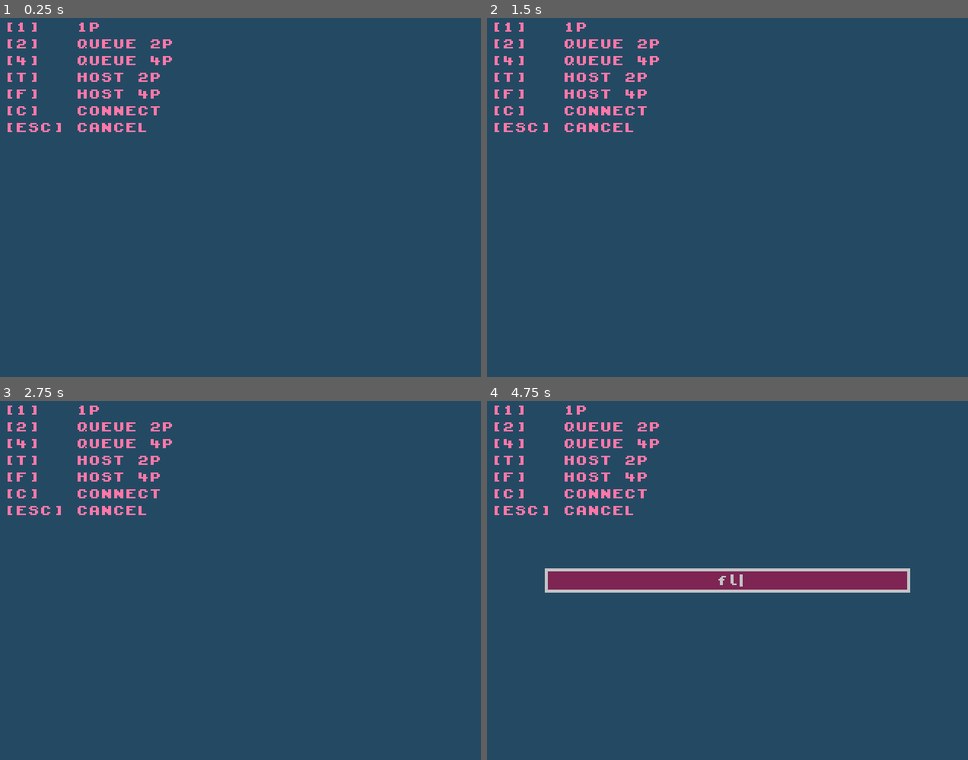
Above: before the commit, frames 1-4 (two rows, left to right).
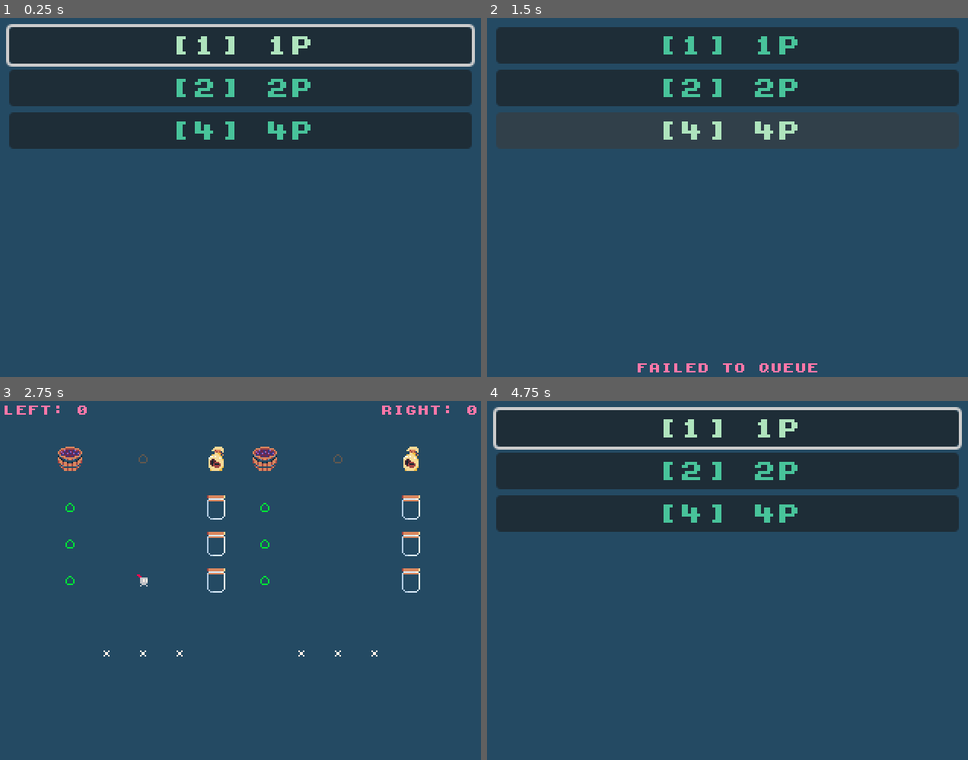
Above: after the commit, the same moments.

Repository: nikolawhallon/over-brewed
Game: Godot game, scene res://scenes/app.tscn
Same seed, same stepped clock (60 frames per second), same inputs: the game is played once before the commit and once after it.
Inputs (mouse positions are in pixels of both pictures, inside the frame that each line leads up to):
- Up to frame 1 (0.25 s): no input
- Up to frame 2 (1.5 s): click (727, 86) at 0.5 s, where only the run after the commit has a clickable "[2] 2P"; click (727, 129) at 1.25 s, where only the run after the commit has a clickable "[4] 4P"
- Up to frame 3 (2.75 s): click (240, 429) at 2 s, where only the run after the commit has a clickable "[1] 1P"
- Up to frame 4 (4.75 s): hold Right 2.78-3.53 s; tap C (connect, bound only before the commit) at 2.85 s; tap T (host_2p, bound only before the commit) at 3.05, 3.6 s; hold Down 3.53-4.28 s; tap F (host_4p, bound only before the commit) at 3.8, 4.35 s; tap Enter at 4.25 s; hold Right from 4.28 s (still down); tap L (leave) at 4.55 s

The runs differ from the first frame. In frame 1, 31% of the frame differs, in the area x 1-99%, y 1-37%; in frame 2, 30%; in frame 3, 3.7%; in frame 4, 36%, in the area x 1-99%, y 1-54%.

Commit message:
using buttons for menu now, removing host and connect temporarily (maybe do that for second release)

Diff:
--- a/project.godot
+++ b/project.godot
@@ -30,15 +30,12 @@
 
 [input]
 
-solo={
-"deadzone": 0.2,
-"events": [Object(InputEventKey,"resource_local_to_scene":false,"resource_name":"","device":-1,"window_id":0,"alt_pressed":false,"shift_pressed":false,"ctrl_pressed":false,"meta_pressed":false,"pressed":false,"keycode":0,"physical_keycode":83,"key_label":0,"unicode":115,"location":0,"echo":false,"script":null)
-, Object(InputEventKey,"resource_local_to_scene":false,"resource_name":"","device":-1,"window_id":0,"alt_pressed":false,"shift_pressed":false,"ctrl_pressed":false,"meta_pressed":false,"pressed":false,"keycode":0,"physical_keycode":49,"key_label":0,"unicode":49,"location":0,"echo":false,"script":null)
-]
-}
-connect={
-"deadzone": 0.2,
-"events": [Object(InputEventKey,"resource_local_to_scene":false,"resource_name":"","device":-1,"window_id":0,"alt_pressed":false,"shift_pressed":false,"ctrl_pressed":false,"meta_pressed":false,"pressed":false,"keycode":0,"physical_keycode":67,"key_label":0,"unicode":99,"location":0,"echo":false,"script":null)
+ui_accept={
+"deadzone": 0.5,
+"events": [Object(InputEventKey,"resource_local_to_scene":false,"resource_name":"","device":0,"window_id":0,"alt_pressed":false,"shift_pressed":false,"ctrl_pressed":false,"meta_pressed":false,"pressed":false,"keycode":4194309,"physical_keycode":0,"key_label":0,"unicode":0,"location":0,"echo":false,"script":null)
+, Object(InputEventKey,"resource_local_to_scene":false,"resource_name":"","device":0,"window_id":0,"alt_pressed":false,"shift_pressed":false,"ctrl_pressed":false,"meta_pressed":false,"pressed":false,"keycode":4194310,"physical_keycode":0,"key_label":0,"unicode":0,"location":0,"echo":false,"script":null)
+, Object(InputEventKey,"resource_local_to_scene":false,"resource_name":"","device":0,"window_id":0,"alt_pressed":false,"shift_pressed":false,"ctrl_pressed":false,"meta_pressed":false,"pressed":false,"keycode":32,"physical_keycode":0,"key_label":0,"unicode":32,"location":0,"echo":false,"script":null)
+, Object(InputEventJoypadButton,"resource_local_to_scene":false,"resource_name":"","device":-1,"button_index":1,"pressure":0.0,"pressed":true,"script":null)
 ]
 }
 cancel={
@@ -49,24 +46,20 @@
 leave={
 "deadzone": 0.2,
 "events": [Object(InputEventKey,"resource_local_to_scene":false,"resource_name":"","device":-1,"window_id":0,"alt_press …(192 unchanged characters)…
+, Object(InputEventJoypadButton,"resource_local_to_scene":false,"resource_name":"","device":-1,"button_index":4,"pressure":0.0,"pressed":true,"script":null)
 ]
 }
-host_2p={
+one_player={
 "deadzone": 0.2,
-"events": [Object(InputEventKey,"resource_local_to_scene":fa …(140 unchanged characters)… d":false,"keycode":0,"physical_keycode":84,"key_label":0,"unicode":116,"location":0,"echo":false,"script":null)
+"events": [Object(InputEventKey,"resource_local_to_scene":fa …(140 unchanged characters)… d":false,"keycode":0,"physical_keycode":49,"key_label":0,"unicode":49,"location":0,"echo":false,"script":null)
 ]
 }
-host_4p={
-"deadzone": 0.2,
-"events": [Object(InputEventKey,"resource_local_to_scene":false,"resource_name":"","device":-1,"window_id":0,"alt_pressed":false,"shift_pressed":false,"ctrl_pressed":false,"meta_pressed":false,"pressed":false,"keycode":0,"physical_keycode":70,"key_label":0,"unicode":102,"location":0,"echo":false,"script":null)
-]
-}
-queue_2p={
+two_player={
 "deadzone": 0.2,
 "events": [Object(InputEventKey,"resource_local_to_scene":false,"resource_name":"","device":-1,"window_id":0,"alt_press …(191 unchanged characters)…
 ]
 }
-queue_4p={
+four_player={
 "deadzone": 0.2,
 "events": [Object(InputEventKey,"resource_local_to_scene":false,"resource_name":"","device":-1,"window_id":0,"alt_press …(191 unchanged characters)…
 ]
--- a/scenes/app.gd
+++ b/scenes/app.gd
@@ -69,81 +69,42 @@
 		if host_game(port):
 			state = State.WAITING
 
-	if OS.get_name() == "Web":
-		$LobbyUI/HotKeyMarginContainer/Label.text = "[1]   1P\n[2]   QUEUE 2P\n[4]   QUEUE 4P\n[ESC] CANCEL"
-	else:
-		$LobbyUI/HotKeyMarginContainer/Label.text = "[1]   1P\n[2]   QUEUE 2P\n[4]   QUEUE 4P\n[T]   HOST 2P\n[F]   HOST 4P\n[C]   CONNECT\n[ESC] CANCEL"
+	$LobbyUI/MarginContainer/VBoxContainer/OnePlayer.grab_focus()
 
 func _process(_delta: float) -> void:
 	if DisplayServer.get_name() == "headless":
 		return
 
-	if Input.is_action_just_pressed("cancel"):
-		state = State.DEFAULT
-		reset_multiplayer_peer()
-		$LobbyUI/InfoMarginContainer/Label.text = ""
-		if quick_text_input != null:
-			quick_text_input.queue_free()
-
-	if state == State.DEFAULT and Input.is_action_just_pressed("host_2p"):
-		state = State.HOST_PRESSED
-		quick_text_input = load("res://scenes/quick_text_input.tscn").instantiate()
-		quick_text_input.set_placeholder("PORT")
-		quick_text_input.text_submitted.connect(_on_host_2p_text_submitted)
-		$LobbyUI.add_child(quick_text_input, true)
-		quick_text_input.grab_focus()
-
-	if state == State.DEFAULT and Input.is_action_just_pressed("host_4p"):
-		state = State.HOST_PRESSED
-		quick_text_input = load("res://scenes/quick_text_input.tscn").instantiate()
-		quick_text_input.set_placeholder("PORT")
-		quick_text_input.text_submitted.connect(_on_host_4p_text_submitted)
-		$LobbyUI.add_child(quick_text_input, true)
-		quick_text_input.grab_focus()
-
-	if state == State.DEFAULT and Input.is_action_just_pressed("connect"):
-		state = State.CONNECT_PRESSED
-		quick_text_input = load("res://scenes/quick_text_input.tscn").instantiate()
-		quick_text_input.set_placeholder("IP:PORT")
-		quick_text_input.text_submitted.connect(_on_connect_text_submitted)
-		$LobbyUI.add_child(quick_text_input, true)
-		quick_text_input.grab_focus()
-
-	if state == State.DEFAULT and Input.is_action_just_pressed("queue_2p"):
-		if queue_game("2p"):
-			state = State.WAITING
-			$LobbyUI/InfoMarginContainer/Label.text = "WAITING FOR OPPONENT"
-		else:
-			$LobbyUI/InfoMarginContainer/Label.text = "FAILED TO QUEUE"
-			reset_multiplayer_peer()
-			state = State.DEFAULT
-
-	if state == State.DEFAULT and Input.is_action_just_pressed("queue_4p"):
-		if queue_game("4p"):
-			state = State.WAITING
-			$LobbyUI/InfoMarginContainer/Label.text = "WAITING FOR OPPONENT"
-		else:
-			$LobbyUI/InfoMarginContainer/Label.text = "FAILED TO QUEUE"
-			reset_multiplayer_peer()
-			state = State.DEFAULT
-
-	if state == State.DEFAULT and Input.is_action_just_pressed("solo"):
-		state = State.PLAYING
-
-		var peers = [
-			{"peer_id": 1, "ready": false}
-		]
-
-		var match_id = rng.randi()
-		var random_seed = rng.randi()
-
-		matches[match_id] = {
-			"state": "pending",
-			"peers": peers,
-			"seed": random_seed,
-		}
-
-		announce_boot_arena(match_id)
+	# TODO: consider, the buttons are enabled/disabled depending on the state, so this is redundant
+	# we could just rely on whether or not the buttons are enabled/disabled
+	if state != State.DEFAULT and Input.is_action_just_pressed("cancel"):
+		$LobbyUI/MarginContainer/VBoxContainer/Cancel.pressed.emit()
+
+	if state == State.DEFAULT and Input.is_action_just_pressed("one_player"):
+		$LobbyUI/MarginContainer/VBoxContainer/OnePlayer.pressed.emit()
+
+	if state == State.DEFAULT and Input.is_action_just_pressed("two_player"):
+		$LobbyUI/MarginContainer/VBoxContainer/TwoPlayer.pressed.emit()
+
+	if state == State.DEFAULT and Input.is_action_just_pressed("four_player"):
+		$LobbyUI/MarginContainer/VBoxContainer/FourPlayer.pressed.emit()
+
+	# TODO: restore ability to HOST 2P/4P and CONNECT - this will probably involve menus
+
+	if state != State.DEFAULT:
+		$LobbyUI/MarginContainer/VBoxContainer/OnePlayer.disabled = true
+		$LobbyUI/MarginContainer/VBoxContainer/TwoPlayer.disabled = true
+		$LobbyUI/MarginContainer/VBoxContainer/FourPlayer.disabled = true
+
+		$LobbyUI/MarginContainer/VBoxContainer/Cancel.visible = true
+		$LobbyUI/MarginContainer/VBoxContainer/Cancel.disabled = false
+	else:
+		$LobbyUI/MarginContainer/VBoxContainer/OnePlayer.disabled = false
+		$LobbyUI/MarginContainer/VBoxContainer/TwoPlayer.disabled = false
+		$LobbyUI/MarginContainer/VBoxContainer/FourPlayer.disabled = false
+
+		$LobbyUI/MarginContainer/VBoxContainer/Cancel.visible = false
+		$LobbyUI/MarginContainer/VBoxContainer/Cancel.disabled = true
 
 func _on_peer_connected(peer_id: int) -> void:
 	print("Peer connected: ", peer_id)
@@ -474,5 +435,60 @@
 	arena.queue_free()
 
 	if DisplayServer.get_name() != "headless":
+		reset_multiplayer_peer()
+
+	state = State.DEFAULT
+	$LobbyUI/MarginContainer/VBoxContainer/OnePlayer.grab_focus()
+
+func _on_one_player_pressed() -> void:
+	if state != State.DEFAULT:
+		return
+
+	state = State.PLAYING
+
+	var peers = [
+		{"peer_id": 1, "ready": false}
+	]
+
+	var match_id = rng.randi()
+	var random_seed = rng.randi()
+
+	matches[match_id] = {
+		"state": "pending",
+		"peers": peers,
+		"seed": random_seed,
+	}
+
+	announce_boot_arena(match_id)
+
+func _on_two_player_pressed() -> void:
+	if state != State.DEFAULT:
+		return
+
+	if queue_game("2p"):
+		state = State.WAITING
+		$LobbyUI/InfoMarginContainer/Label.text = "WAITING FOR OPPONENT"
+	else:
+		$LobbyUI/InfoMarginContainer/Label.text = "FAILED TO QUEUE"
+		reset_multiplayer_peer()
 		state = State.DEFAULT
+
+func _on_four_player_pressed() -> void:
+	if state != State.DEFAULT:
+		return
+
+	if queue_game("4p"):
+		state = State.WAITING
+		$LobbyUI/InfoMarginContainer/Label.text = "WAITING FOR OPPONENT"
+	else:
+		$LobbyUI/InfoMarginContainer/Label.text = "FAILED TO QUEUE"
 		reset_multiplayer_peer()
+		state = State.DEFAULT
+
+func _on_cancel_pressed() -> void:
+	state = State.DEFAULT
+	reset_multiplayer_peer()
+	$LobbyUI/InfoMarginContainer/Label.text = ""
+	if quick_text_input != null:
+		quick_text_input.queue_free()
+	$LobbyUI/MarginContainer/VBoxContainer/OnePlayer.grab_focus()
--- a/scenes/app.tscn
+++ b/scenes/app.tscn
@@ -2,6 +2,7 @@
 
 [ext_resource type="Script" uid="uid://2yo4v02crej1" path="res://scenes/app.gd" id="1_0wu41"]
 [ext_resource type="LabelSettings" uid="uid://bw7f23l3xceoc" path="res://resources/label_8.tres" id="2_1670a"]
+[ext_resource type="FontFile" uid="uid://c0t3svin2bvld" path="res://assets/kongtext.ttf" id="3_dmsei"]
 
 [node name="App" type="Node" unique_id=581750593 groups=["App"]]
 script = ExtResource("1_0wu41")
@@ -9,20 +10,6 @@
 [node name="Matches" type="Node" parent="." unique_id=1057495606]
 
 [node name="LobbyUI" type="CanvasLayer" parent="." unique_id=1824792745]
-
-[node name="HotKeyMarginContainer" type="MarginContainer" parent="LobbyUI" unique_id=575971782]
-anchors_preset = 10
-anchor_right = 1.0
-offset_bottom = 16.0
-grow_horizontal = 2
-theme_override_constants/margin_left = 4
-theme_override_constants/margin_top = 4
-theme_override_constants/margin_right = 4
-theme_override_constants/margin_bottom = 4
-
-[node name="Label" type="Label" parent="LobbyUI/HotKeyMarginContainer" unique_id=1715719762]
-layout_mode = 2
-label_settings = ExtResource("2_1670a")
 
 [node name="InfoMarginContainer" type="MarginContainer" parent="LobbyUI" unique_id=1484791931]
 anchors_preset = 12
@@ -41,3 +28,61 @@
 layout_mode = 2
 label_settings = ExtResource("2_1670a")
 horizontal_alignment = 1
+
+[node name="MarginContainer" type="MarginContainer" parent="LobbyUI" unique_id=665218108]
+anchors_preset = 10
+anchor_right = 1.0
+grow_horizontal = 2
+theme_override_constants/margin_left = 8
+theme_override_constants/margin_top = 8
+theme_override_constants/margin_right = 8
+theme_override_constants/margin_bottom = 8
+
+[node name="VBoxContainer" type="VBoxContainer" parent="LobbyUI/MarginContainer" unique_id=630023562]
+layout_mode = 2
+
+[node name="OnePlayer" type="Button" parent="LobbyUI/MarginContainer/VBoxContainer" unique_id=1657931140]
+layout_mode = 2
+theme_override_colors/font_color = Color(0.28235295, 0.7647059, 0.6039216, 1)
+theme_override_colors/font_focus_color = Color(0.6862745, 0.89411765, 0.7411765, 1)
+theme_override_colors/font_pressed_color = Color(0.6862745, 0.89411765, 0.7411765, 1)
+theme_override_colors/font_hover_color = Color(0.6862745, 0.89411765, 0.7411765, 1)
+theme_override_colors/font_hover_pressed_color = Color(0.6862745, 0.89411765, 0.7411765, 1)
+theme_override_fonts/font = ExtResource("3_dmsei")
+text = "[1] 1P"
+
+[node name="TwoPlayer" type="Button" parent="LobbyUI/MarginContainer/VBoxContainer" unique_id=275742316]
+layout_mode = 2
+theme_override_colors/font_color = Color(0.28235295, 0.7647059, 0.6039216, 1)
+theme_override_colors/font_focus_color = Color(0.6862745, 0.89411765, 0.7411765, 1)
+theme_override_colors/font_pressed_color = Color(0.6862745, 0.89411765, 0.7411765, 1)
+theme_override_colors/font_hover_color = Color(0.6862745, 0.89411765, 0.7411765, 1)
+theme_override_colors/font_hover_pressed_color = Color(0.6862745, 0.89411765, 0.7411765, 1)
+theme_override_fonts/font = ExtResource("3_dmsei")
+text = "[2] 2P"
+
+[node name="FourPlayer" type="Button" parent="LobbyUI/MarginContainer/VBoxContainer" unique_id=267043701]
+layout_mode = 2
+theme_override_colors/font_color = Color(0.28235295, 0.7647059, 0.6039216, 1)
+theme_override_colors/font_focus_color = Color(0.6862745, 0.89411765, 0.7411765, 1)
+theme_override_colors/font_pressed_color = Color(0.6862745, 0.89411765, 0.7411765, 1)
+theme_override_colors/font_hover_color = Color(0.6862745, 0.89411765, 0.7411765, 1)
+theme_override_colors/font_hover_pressed_color = Color(0.6862745, 0.89411765, 0.7411765, 1)
+theme_override_fonts/font = ExtResource("3_dmsei")
+text = "[4] 4P"
+
+[node name="Cancel" type="Button" parent="LobbyUI/MarginContainer/VBoxContainer" unique_id=487645916]
+visible = false
+layout_mode = 2
+theme_override_colors/font_color = Color(0.28235295, 0.7647059, 0.6039216, 1)
+theme_override_colors/font_focus_color = Color(0.6862745, 0.89411765, 0.7411765, 1)
+theme_override_colors/font_pressed_color = Color(0.6862745, 0.89411765, 0.7411765, 1)
+theme_override_colors/font_hover_color = Color(0.6862745, 0.89411765, 0.7411765, 1)
+theme_override_colors/font_hover_pressed_color = Color(0.6862745, 0.89411765, 0.7411765, 1)
+theme_override_fonts/font = ExtResource("3_dmsei")
+text = "[ESC] CANCEL"
+
+[connection signal="pressed" from="LobbyUI/MarginContainer/VBoxContainer/OnePlayer" to="." method="_on_one_player_pressed"]
+[connection signal="pressed" from="LobbyUI/MarginContainer/VBoxContainer/TwoPlayer" to="." method="_on_two_player_pressed"]
+[connection signal="pressed" from="LobbyUI/MarginContainer/VBoxContainer/FourPlayer" to="." method="_on_four_player_pressed"]
+[connection signal="pressed" from="LobbyUI/MarginContainer/VBoxContainer/Cancel" to="." method="_on_cancel_pressed"]
